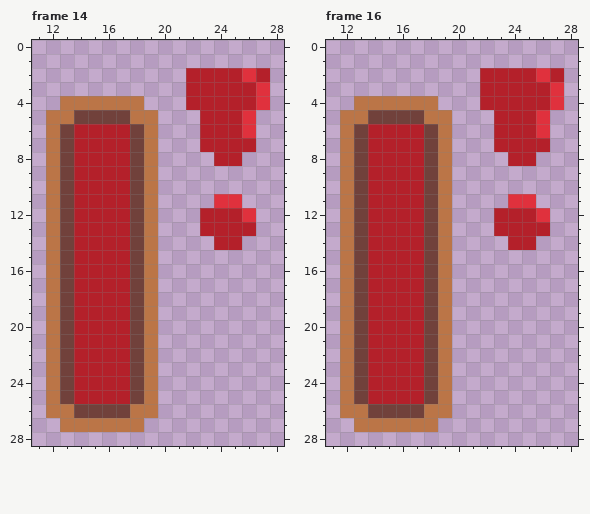
Two versions of one pixel-art file, pixel_assets/charge_bar.aseprite. Above, as it was before the edit.
32x32 pixels, 16 frames. Shown: frame 14: x 11..28, y 0..28; frame 16: x 11..28, y 0..28.
New version:
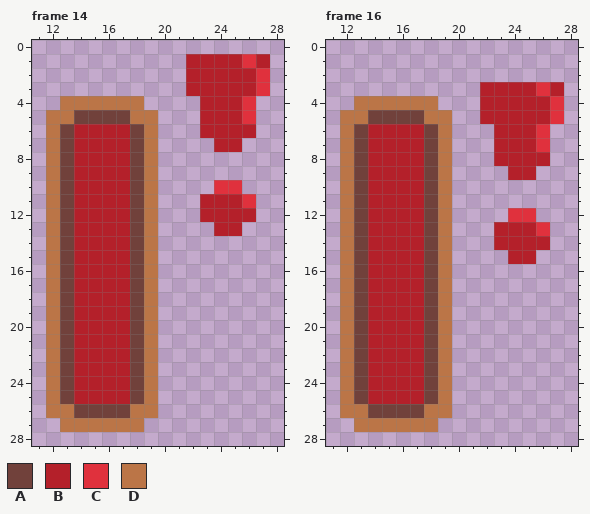
Palette (. is transparent): A #71413b  B #b4202a  C #e0313d  D #bb7547
Commit message: tweaked charge bar, snappier jump
The edit:
{"where": "frame 14, layer \"Progress\""}
{"frame":14,"y":1,"x":22,"old":"......","new":"BBBBCB"}
{"frame":14,"y":2,"x":26,"old":"CB","new":"BC"}
{"frame":14,"y":4,"x":22,"old":"B","new":"."}
{"frame":14,"y":4,"x":26,"old":"BC","new":"C."}
{"frame":14,"y":6,"x":26,"old":"C","new":"B"}
{"frame":14,"y":7,"x":23,"old":"B","new":"."}
{"frame":14,"y":7,"x":26,"old":"B","new":"."}
{"frame":14,"y":8,"x":24,"old":"BB","new":".."}
{"frame":14,"y":10,"x":24,"old":"..","new":"CC"}
{"frame":14,"y":11,"x":23,"old":".CC.","new":"BBBC"}
{"frame":14,"y":12,"x":26,"old":"C","new":"B"}
{"frame":14,"y":13,"x":23,"old":"B","new":"."}
{"frame":14,"y":13,"x":26,"old":"B","new":"."}
{"frame":14,"y":14,"x":24,"old":"BB","new":".."}
{"where": "frame 16, layer \"Progress\""}
{"frame":16,"y":2,"x":22,"old":"BBBBCB","new":"......"}
{"frame":16,"y":3,"x":26,"old":"BC","new":"CB"}
{"frame":16,"y":5,"x":22,"old":".","new":"B"}
{"frame":16,"y":5,"x":26,"old":"C.","new":"BC"}
{"frame":16,"y":7,"x":26,"old":"B","new":"C"}
{"frame":16,"y":8,"x":23,"old":".","new":"B"}
{"frame":16,"y":8,"x":26,"old":".","new":"B"}
{"frame":16,"y":9,"x":24,"old":"..","new":"BB"}
{"frame":16,"y":11,"x":24,"old":"CC","new":".."}
{"frame":16,"y":12,"x":23,"old":"BBBC","new":".CC."}
{"frame":16,"y":13,"x":26,"old":"B","new":"C"}
{"frame":16,"y":14,"x":23,"old":".","new":"B"}
{"frame":16,"y":14,"x":26,"old":".","new":"B"}
{"frame":16,"y":15,"x":24,"old":"..","new":"BB"}
{"label":"changed","picture_box":[186,54,270,250]}
{"label":"changed","picture_box":[480,68,564,264]}
